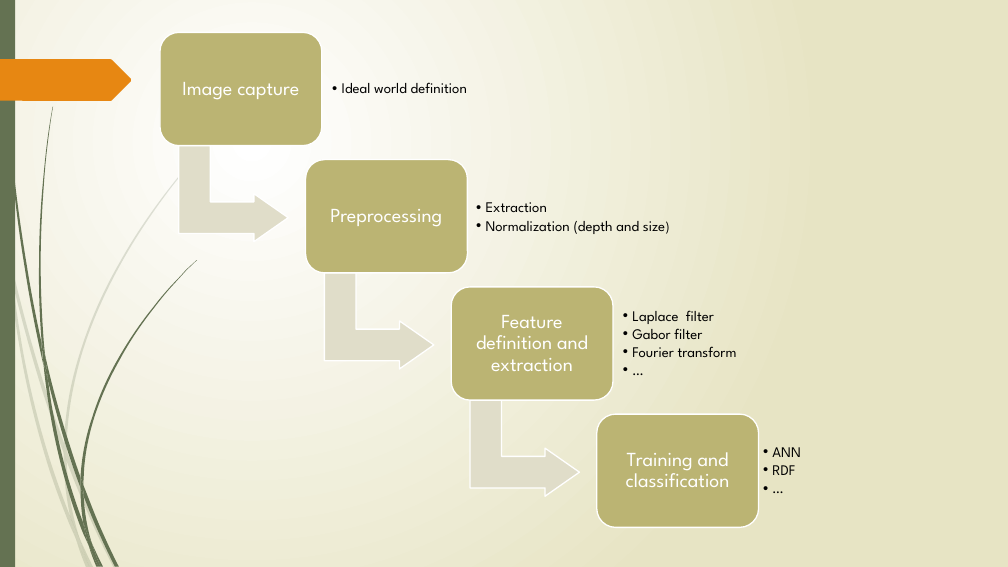
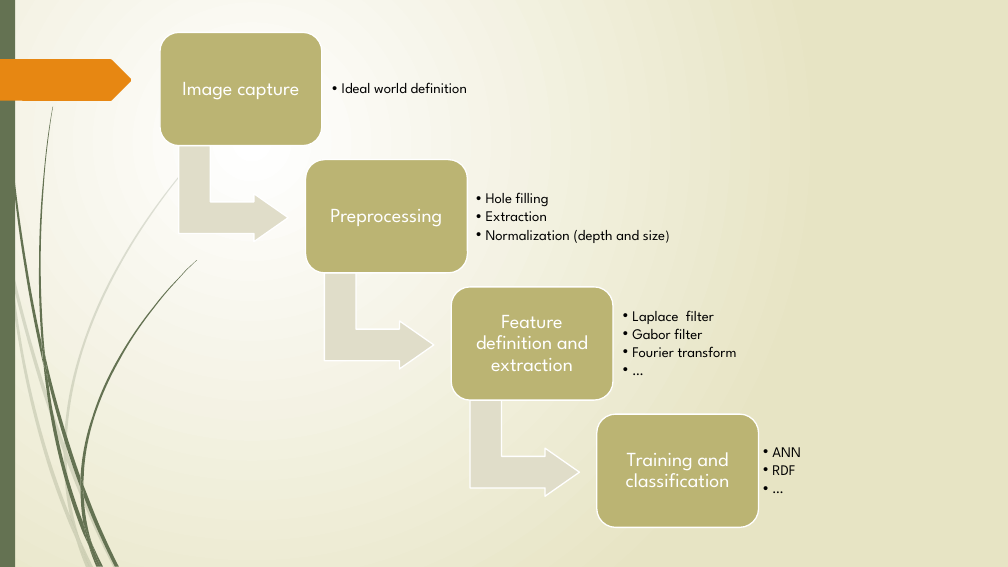
Before and after one commit to ikervazquezlopez/ThesisProposal, a slide deck: slide 2 of ThesisProposal.pptx. Drawn at 1008x567 pixels with LibreOffice and Linux fonts; fonts in the diff are those of the drawing. Boxes give left, top, right and bottom in pixels: in the first picture for what was removed or moved away, otherwise in the second. Text is boxed around its words. In the diff, an @@ line names an element or a change of style, - is before the commit and + after.

```diff
--- a/ThesisProposal.pptx
+++ b/ThesisProposal.pptx
@@ text at bbox=[486, 192, 549, 207]: paragraph added @@
+  •• Hole filling
```
Also in this commit, not shown: 2 other files.
